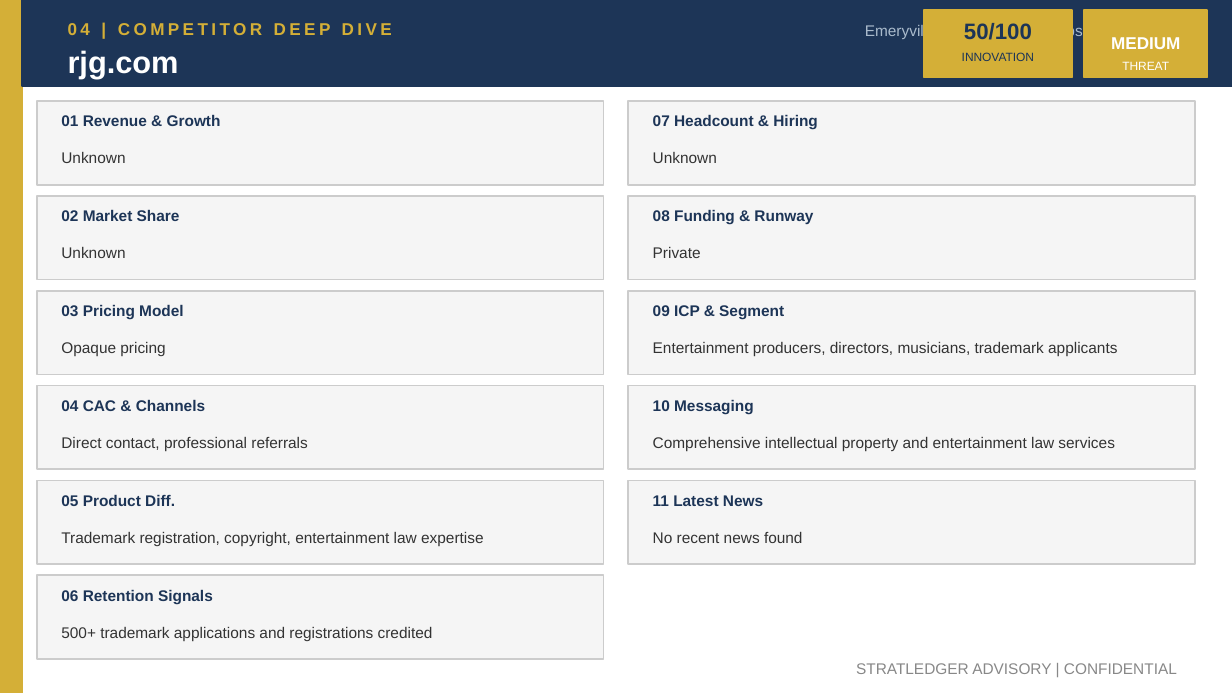
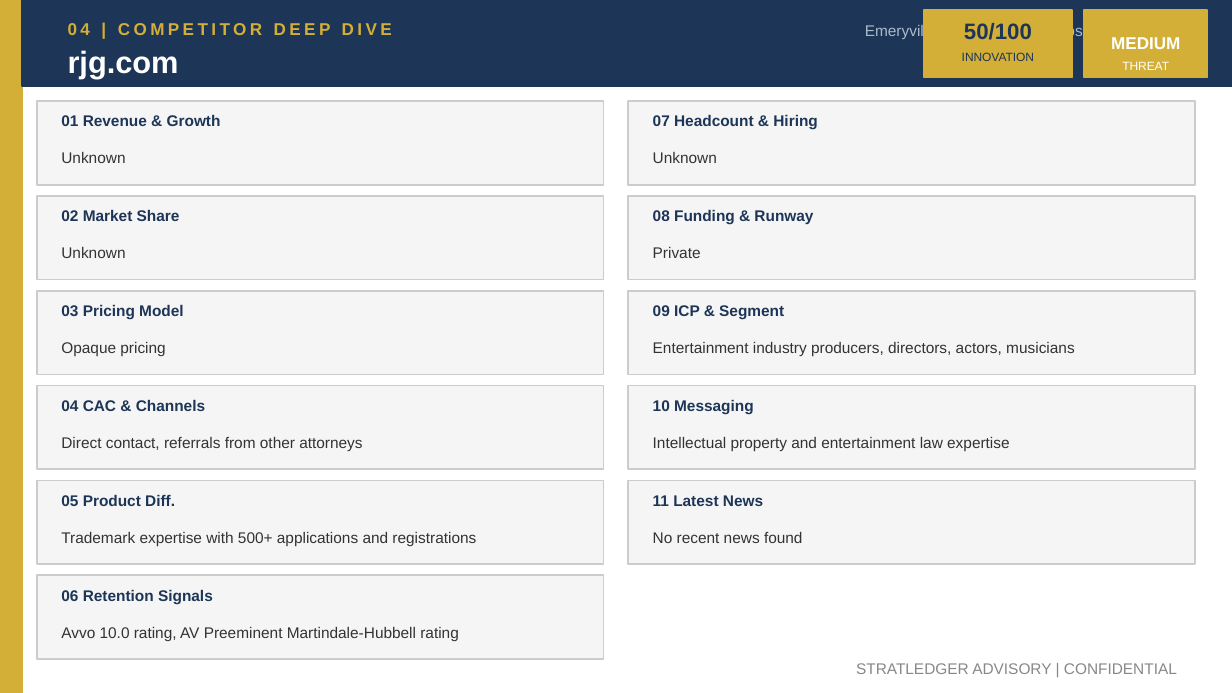
Before and after one commit to apexmakeshop-dot/droplet-commands, a slide deck: slide 6 of mesh_bioplastics_CI_Report.pptx. Drawn at 1232x693 pixels with LibreOffice and Linux fonts; fonts in the diff are those of the drawing. Boxes give left, top, right and bottom in pixels: in the first picture for what was removed or moved away, otherwise in the second. Text is boxed around its words. In the diff, an @@ line names an element or a change of style, - is before the commit and + after.

```diff
--- a/mesh_bioplastics_CI_Report.pptx
+++ b/mesh_bioplastics_CI_Report.pptx
@@ text at bbox=[653, 342, 1074, 356]: text changed @@
-Entertainment producers, directors, musicians, trademark applicants
+Entertainment industry producers, directors, actors, musicians
@@ text at bbox=[61, 437, 362, 451]: text changed @@
-Direct contact, professional referrals
+Direct contact, referrals from other attorneys
@@ text at bbox=[653, 437, 1009, 451]: text changed @@
-Comprehensive intellectual property and entertainment law services
+Intellectual property and entertainment law expertise
@@ text at bbox=[61, 532, 476, 546]: text changed @@
-Trademark registration, copyright, entertainment law expertise
+Trademark expertise with 500+ applications and registrations
@@ text at bbox=[61, 627, 459, 641]: text changed @@
-500+ trademark applications and registrations credited
+Avvo 10.0 rating, AV Preeminent Martindale-Hubbell rating
```
Also in this commit, not shown: 4 other slides changed.
